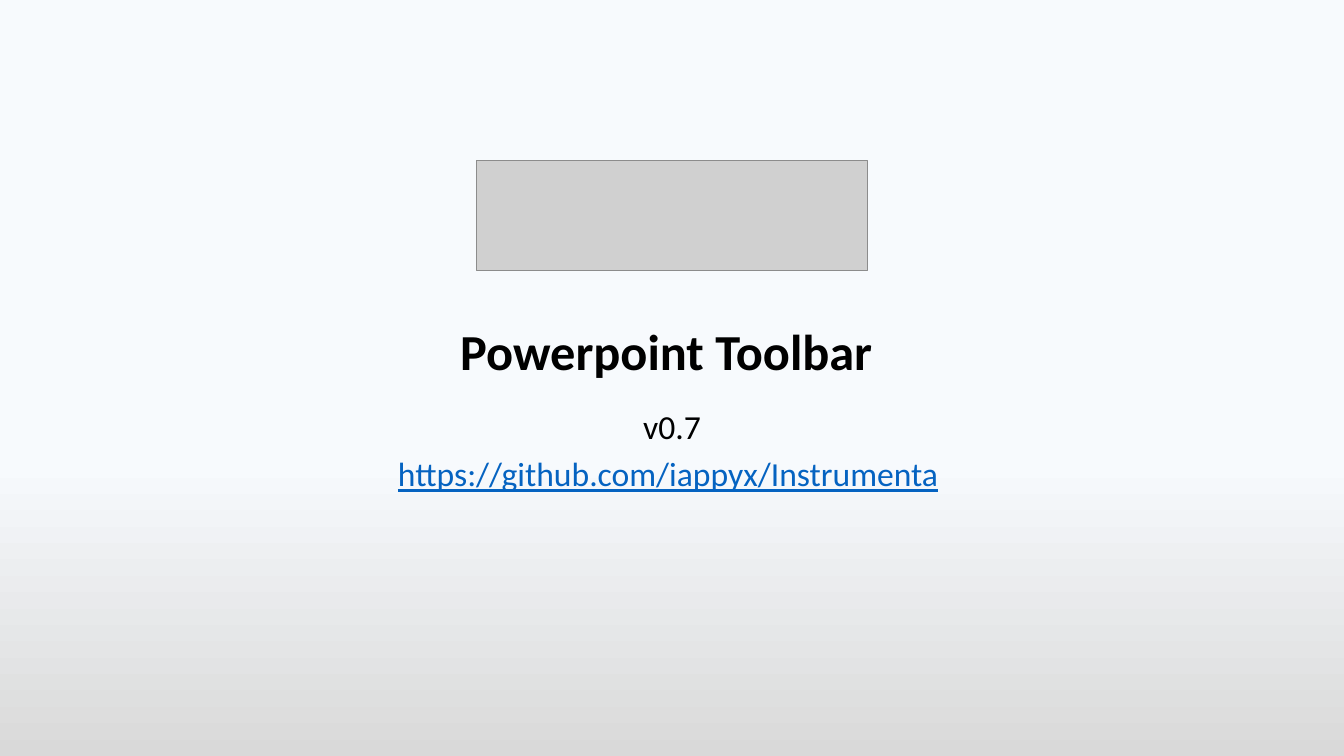
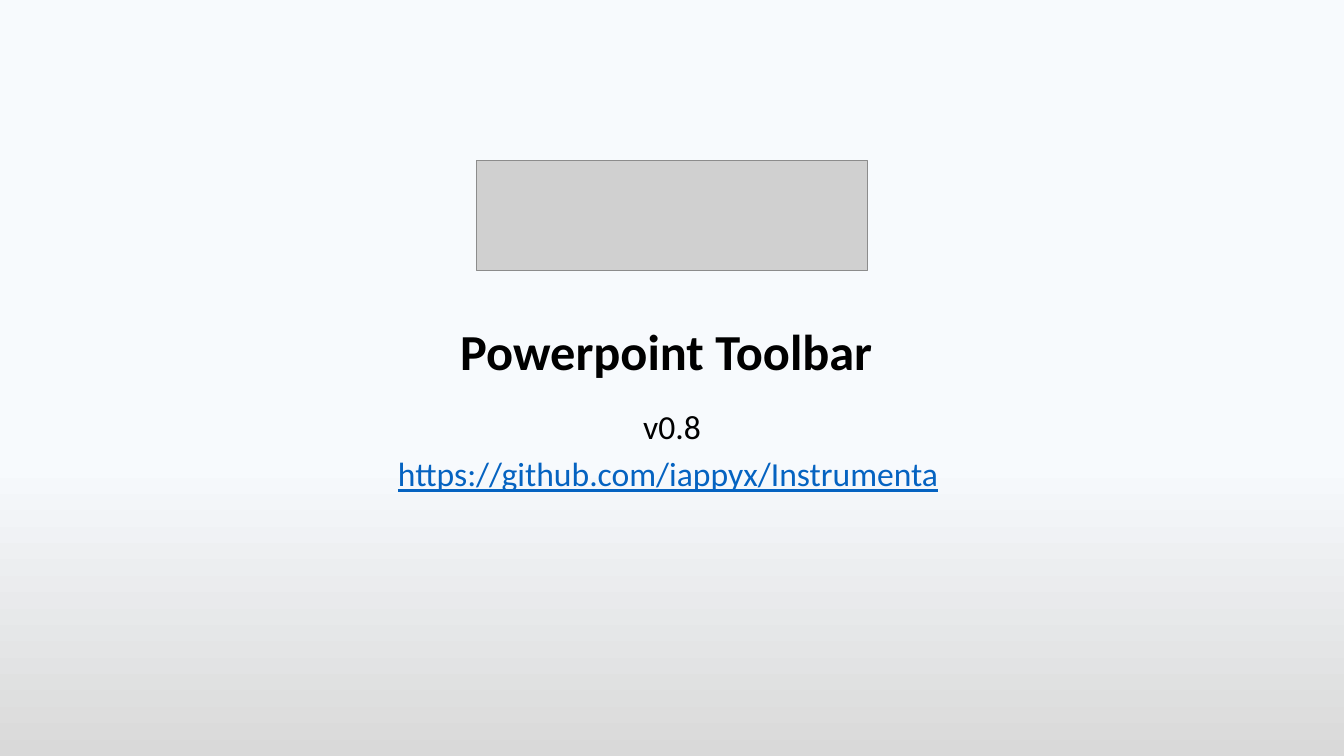
Before and after one commit to iappyx/Instrumenta, a slide deck: slide 1 of src/Instrumenta Powerpoint Toolbar.pptm. Drawn at 1344x756 pixels with LibreOffice and Linux fonts; fonts in the diff are those of the drawing; grey boxes stand for pictures. Boxes give left, top, right and bottom in pixels: in the first picture for what was removed or moved away, otherwise in the second. Text is boxed around its words. In the diff, an @@ line names an element or a change of style, - is before the commit and + after.

```diff
--- a/src/Instrumenta Powerpoint Toolbar.pptm
+++ b/src/Instrumenta Powerpoint Toolbar.pptm
@@ subtitle at [643, 416, 701, 440]: text changed @@
-v0.7
+v0.8
```
Also in this commit, not shown: 16 other files.
